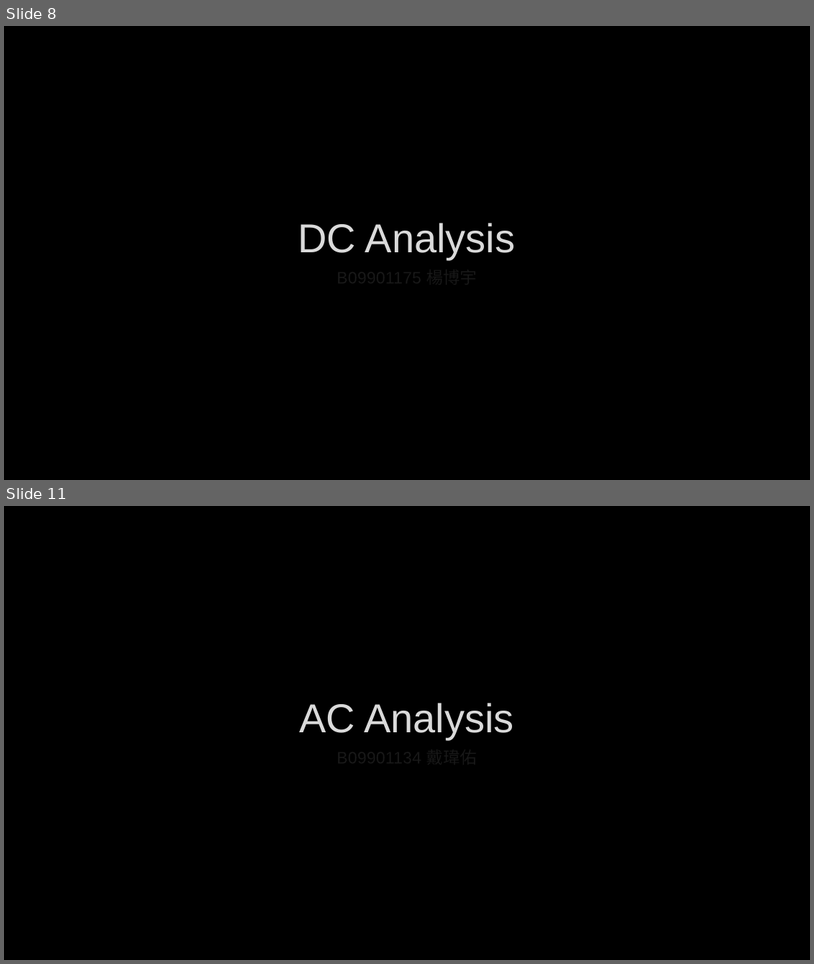
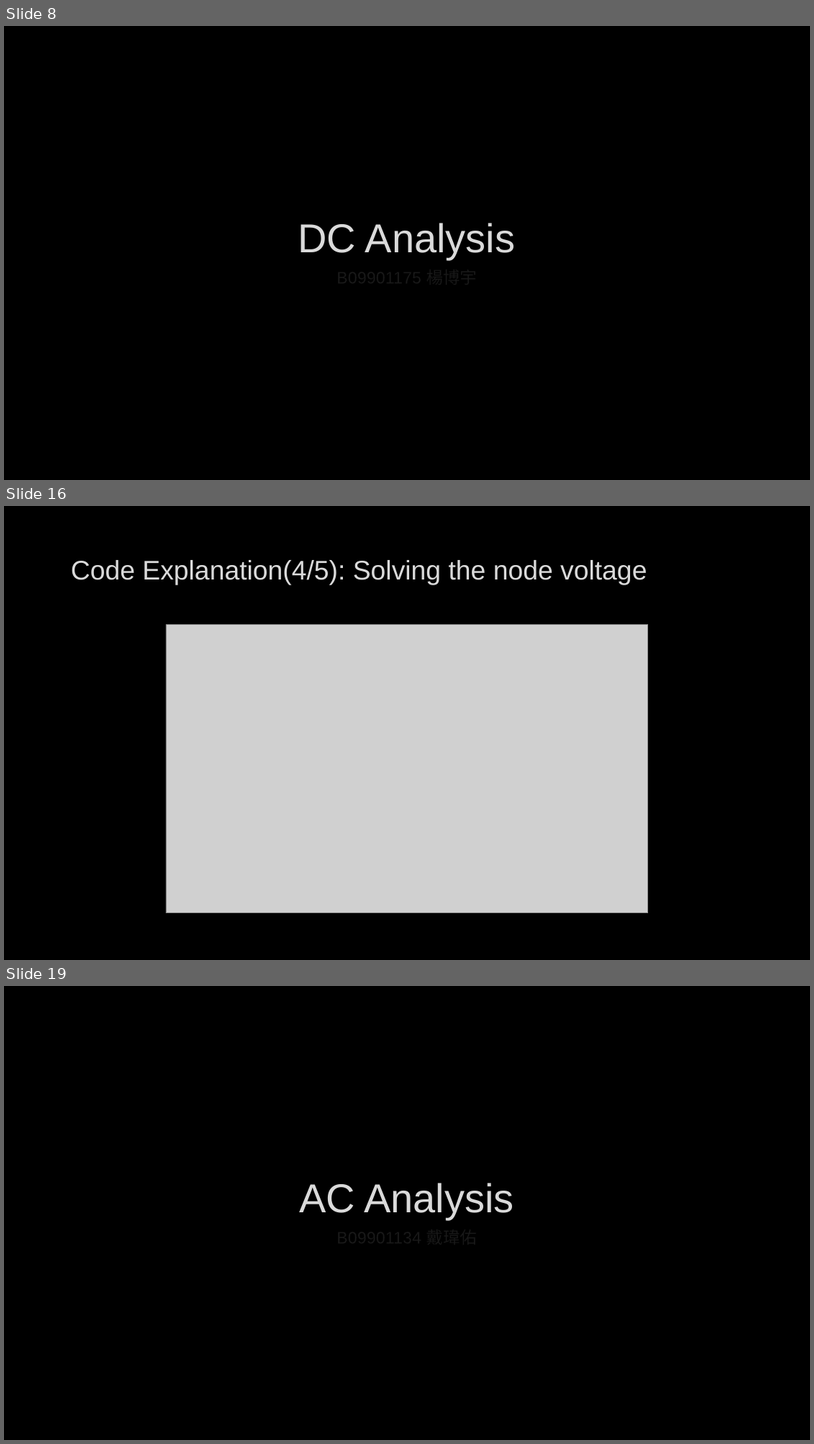
Before and after one commit to broccoli-huang/miniPSPICE, a slide deck: presentation.pptx. Shown one above the other, each under a label of ours: slides 8 and 11 before the commit, slides 8, 16 and 19 after it; the slides between them are not shown. The pictures are 814x964 and 814x1444 pixels, drawn with LibreOffice and Linux fonts; fonts in the diff are those of the drawing; grey boxes stand for pictures; background and template pictures are left out. Boxes give left, top, right and bottom in pixels: in the first picture for what was removed or moved away, otherwise in the second. Text is boxed around its words. In the diff, an @@ line names an element or a change of style, - is before the commit and + after.

```diff
--- a/presentation.pptx
+++ b/presentation.pptx
@@ slide 16 added at (4,506,810,960), background picture (left out) @@
@@ text added at (71,560,647,585), 32 pt, text #DADADA @@
+Code Explanation(4/5): Solving the node voltage
@@ picture added at (166,625,649,913) @@
@@ what was slide 11 is now slide 19 @@
```
Also in this commit, not shown: 2 slides changed, 16 other slides added, 1 other file.
